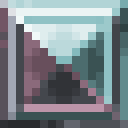
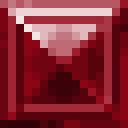
Layers edited between the first and the second 128x128 image:
showed "emerald,aquamarine,garnet Hard LIght copy #1" over (0, 0, 128, 128)
hid "alexandrite Hard LIght copy" over (0, 0, 128, 128)
hid "Alex. manual midtone mask by select similar copy #1" over (0, 0, 128, 128)
renamed "Alexandrite copy" to "Alexandrite highlight", hid it over (0, 0, 128, 128)
added layer "Garnet copy #2" above "Garnet copy #1" over (0, 0, 128, 128)
